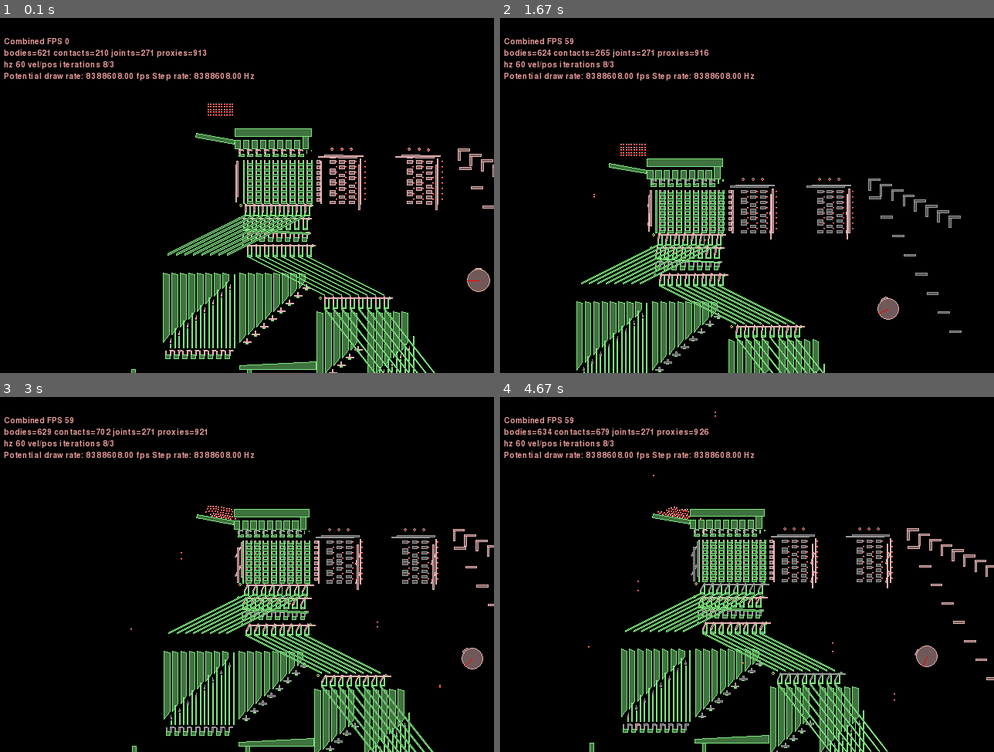
Above: before the commit, frames 1-4 (two rows, left to right).
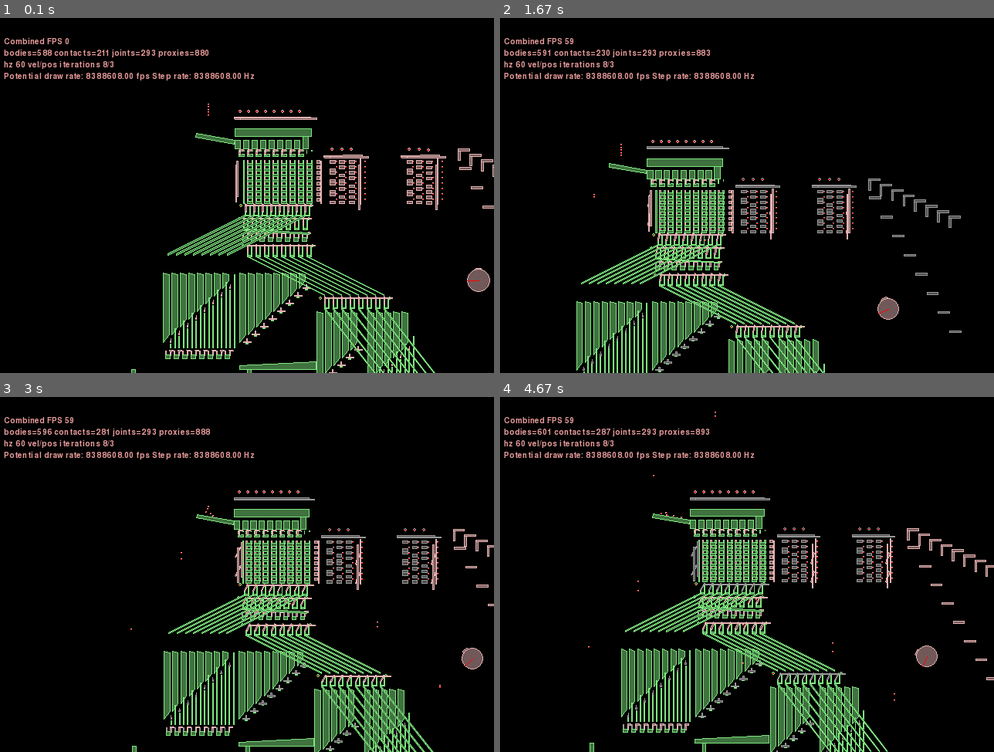
Above: after the commit, the same moments.

Repository: jmacarthur/box2d-ssem
Game: pygame game, started from main.py
Two runs of this game, one before a commit and one after it. Both use one fixed random seed, a clock stepped at 60 frames per second and the inputs below.
Inputs (mouse positions are in pixels of both pictures, inside the frame that each line leads up to):
- Up to frame 1 (0.1 s): no input
- Up to frame 2 (1.67 s): hold Right 0.33-0.8 s; move the mouse to (727, 202) at 0.37 s; hold Up 0.83-1.13 s; move the mouse to (747, 213) at 0.87 s; tap Space at 0.9, 1.23, 1.53 s; tap Z at 0.98 s; hold Right 1.17-1.63 s; move the mouse to (628, 191) at 1.2 s; tap X at 1.32 s
- Up to frame 3 (3 s): hold Left 1.67-2.2 s; move the mouse to (296, 649) at 1.7 s; tap Space at 1.73, 2.03, 2.3, 2.63, 2.93 s; hold Down 2.23-2.53 s; move the mouse to (93, 652) at 2.27 s; tap Z at 2.38 s; hold Left 2.57-2.97 s; move the mouse to (429, 698) at 2.6 s; tap X at 2.72 s
- Up to frame 4 (4.67 s): hold Up 3-3.37 s; move the mouse to (806, 599) at 3.03 s; tap Space at 3.07, 3.47, 3.77, 4.13, 4.53 s; hold Right 3.4-4.03 s; move the mouse to (756, 443) at 3.43 s; tap Z at 3.55 s; hold Down 4.07-4.43 s; move the mouse to (628, 492) at 4.1 s; tap X at 4.22 s; hold Left from 4.47 s (still down); move the mouse to (722, 663) at 4.5 s

The runs differ from the first frame. In frame 1, 0.8% of the frame differs, in the area x 7-91%, y 8-95%; in frame 2, 0.7%; in frame 3, 0.7%; in frame 4, 0.8%.

Commit message:
Add all-injector bars and reverse direction of horizontal gates

Diff:
--- a/main.py
+++ b/main.py
@@ -49,12 +49,12 @@
 
     def horizontal_rotating_bar(self, xpos, ypos, height, attachment_body,support_sep=50):
         bar_body = self.add_dynamic_polygon(box_polygon(height,3), xpos, ypos+3, filters[0])
-        bar_body_2 = self.add_dynamic_polygon(box_polygon(height,3), xpos-15, ypos, filters[0])
+        bar_body_2 = self.add_dynamic_polygon(box_polygon(height,3), xpos+15, ypos, filters[0])
         for i in range(0,2):
             pos = (support_sep*i,0)
             support = self.add_dynamic_polygon(box_polygon(30,3), xpos+pos[0], ypos+pos[1], filters[0])
-            self.revolving_joint(bodyA=support, bodyB=attachment_body, anchor=(xpos+1.5+pos[0], ypos+1.5+pos[1]))
-            self.revolving_joint(bodyA=support, bodyB=bar_body, anchor=(xpos+30+pos[0], ypos+1.5+pos[1]))
+            self.revolving_joint(bodyA=support, bodyB=attachment_body, anchor=(xpos+1.5+pos[0]+30, ypos+1.5+pos[1]))
+            self.revolving_joint(bodyA=support, bodyB=bar_body, anchor=(xpos+pos[0], ypos+1.5+pos[1]))
             self.revolving_joint(bodyA=support, bodyB=bar_body_2, anchor=(xpos+15+pos[0], ypos+1.5+pos[1]))
 
 
@@ -231,17 +231,24 @@
 
             bellcrank = self.add_multifixture(bellcrank_shape)
             anchorpos = (xpos+c*pitch+crank_offset, ypos+crank_y+10)
-            self.revolving_joint(bodyA=bellcrank, bodyB=attachment_body, anchor=anchorpos)
+            self.revolving_joint(bodyA=bellcrank, bodyB=attachment_body, anchor=anchorpos, friction=False)
             self.injector_cranks.append((bellcrank, (anchorpos[0]+8,anchorpos[1])))
-
-
+            # All-inject bar
+            raiser = self.add_dynamic_circle(xpos+c*pitch+15, ypos+130, radius=5, density=50.0)
+            self.slide_joint(attachment_body, raiser, (0,1), 0,5, friction=False)
+            self.world.CreateDistanceJoint(bodyA=bellcrank,
+	                              bodyB=raiser,
+                                      anchorA=((anchorpos[0]+5)*self.scale,(anchorpos[1]-10)*self.scale),
+	                              anchorB=raiser.worldCenter,
+	                                   collideConnected=False)
+        self.horizontal_rotating_bar(xpos,ypos+110, pitch*9, attachment_body, support_sep=pitch*8)
         for c in range(0,9):
 
             # Backstop for swing arm - stops the swing arm falling back too far
             self.add_static_polygon([ (10,-12), (11,-12), (11,-3), (10,-3)], xpos+c*pitch, ypos+pitch+10)
 
             # Thing that stops all the ball bearings rolling over the one in the crank
-            self.add_static_polygon([(22,-6), (23,-6), (23,-3), (22,-3)], xpos+c*pitch, ypos+pitch+10)
+            self.add_static_polygon([(22,-6), (23,-6), (23,-3), (22,-3)], xpos+c*pitch+1, ypos+pitch+10)
 
         # roof
         roof_height=-20
@@ -526,7 +533,7 @@
         groundBody = self.world.CreateStaticBody(shapes=groundBox)
 
         for r in range(0,5):
-            for i in range(0,10):
+            for i in range(0,1):
                 test_data = self.add_ball_bearing(-100+7*i,230+7*r,0)
 
         self.injector(-32,110, groundBody)
